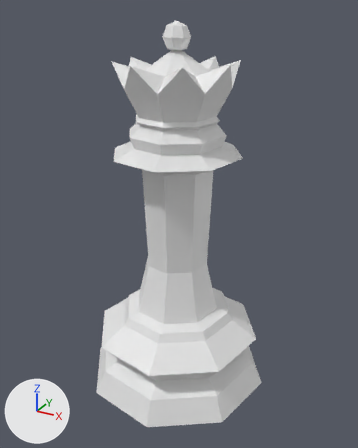
Renders of the Blender file Assets/Queen/chesspiece-queen-lp.blend from each side of a commit.
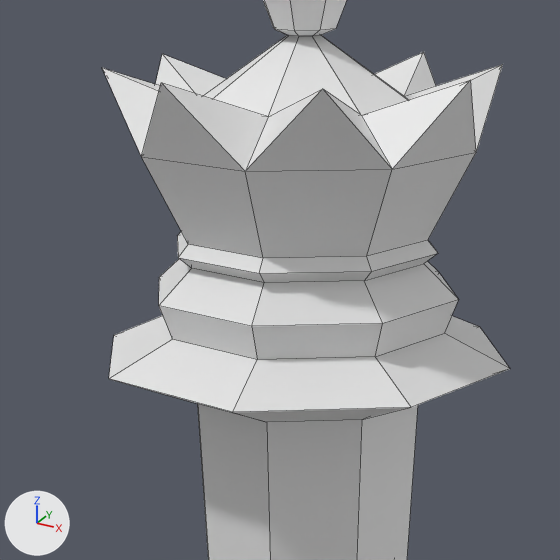
There are two pictures of each version: one whole from a 50 mm lens placed at (4.68, -8.42, 7.94), pointed at (0.06, -0.02, 3.74), one close up on the part from 22% to 72% of the width and 9% to 49% of the height. Arrows for +X, +Y and +Z are at lower left; the lights stay in place. The close-ups show mesh edges as thin lines.

Objects in the first close-up: 'Queen Low Poly'.
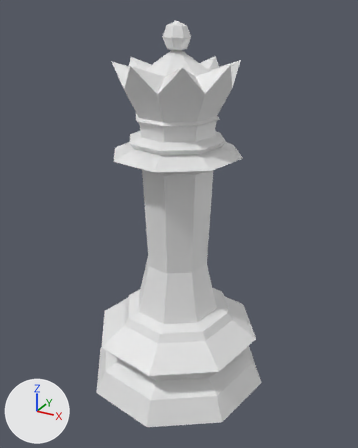
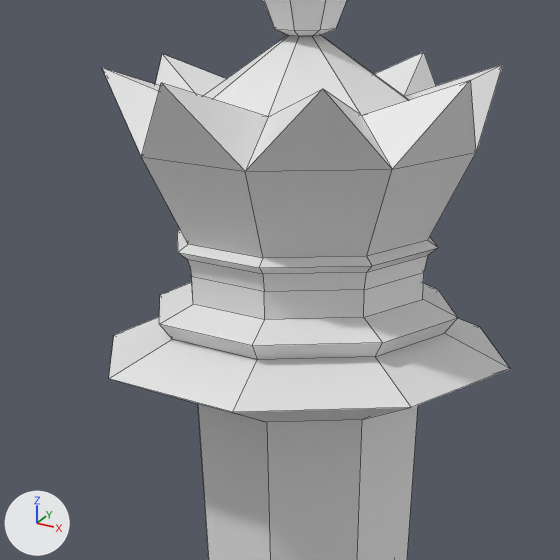
Commit message: Finished queen

Pixel boxes (x1, y1, x2, y2) of what changed, in the close-ups (560 x 560 px):
part 1 of me_sphere_001, built on
    before: (159, 232, 458, 360)
    after: (159, 229, 458, 360)

The edits, one by one:
me_sphere_001 is used by ob_queen_low_poly; location (0.0, 0.0, 0.0).
me_sphere_001 had 184 vertices, 193 faces and spanned x -2.0..2.0, y -2.0..2.0, z 0.0..7.7.
me_sphere_001 now has 200 vertices, 209 faces and spans x -2.0..2.0, y -2.0..2.0, z 0.0..7.7.
Part 1, on me_sphere_001:
8 faces are deleted.
8 vertices in x -0.84..0.84, y -0.84..0.84, z 5.95 move by (0.0, 0.0, 0.03).
8 vertices in x -0.98..0.98, y -0.98..0.98, z 5.68 move by (0.0, 0.0, -0.12).
8 vertices in x -0.75..0.75, y -0.75..0.75, z 5.88 move by (0.0, 0.0, -0.22).
16 vertices are added at x -0.78..0.78, y -0.78..0.78, z 5.83..5.94.
24 new faces join them.
